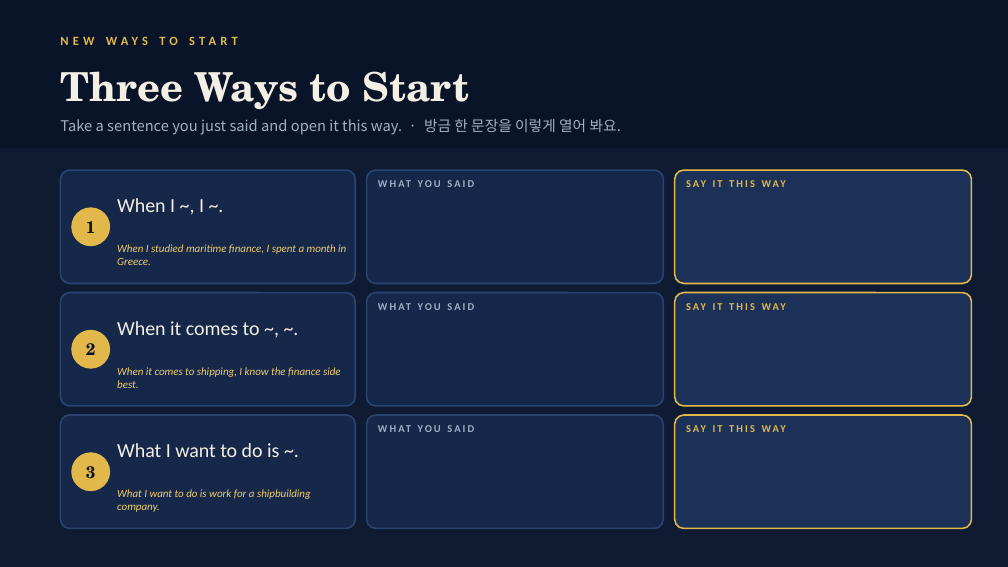
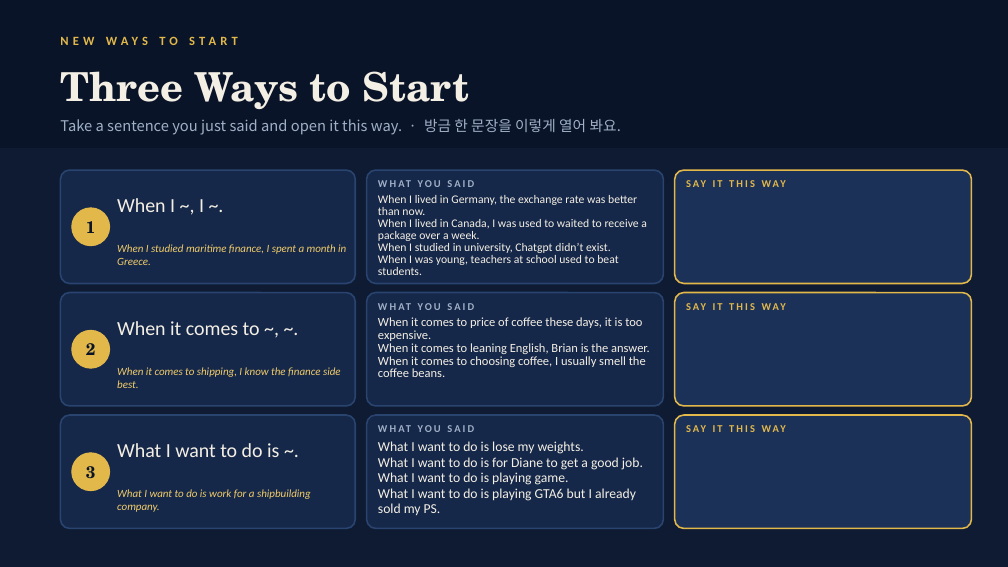
Before and after one commit to briankim-84/dea-m8q3, a slide deck: slide 4 of sukyung-t7n4/Diane_Class5_The_Job_You_Want.pptx. Drawn at 1008x567 pixels with LibreOffice and Linux fonts; fonts in the diff are those of the drawing. Boxes give left, top, right and bottom in pixels: in the first picture for what was removed or moved away, otherwise in the second. Text is boxed around its words. In the diff, an @@ line names an element or a change of style, - is before the commit and + after.

```diff
--- a/sukyung-t7n4/Diane_Class5_The_Job_You_Want.pptx
+++ b/sukyung-t7n4/Diane_Class5_The_Job_You_Want.pptx
@@ text added at (378, 195, 647, 275), 11.1 pt, text #F4EFE4 @@
+When I lived in Germany, the exchange rate was better than now.
+When I lived in Canada, I was used to waited to receive a package over a week.
+When I studied in university, Chatgpt didn’t exist.
+When I was young, teachers at school used to beat students.
@@ text added at (378, 317, 650, 377), 11.9 pt, text #F4EFE4 @@
+When it comes to price of coffee these days, it is too expensive.
+When it comes to leaning English, Brian is the answer.
+When it comes to choosing coffee, I usually smell the coffee beans.
@@ text added at (378, 441, 643, 515), 12.9 pt, text #F4EFE4 @@
+What I want to do is lose my weights.
+What I want to do is for Diane to get a good job.
+What I want to do is playing game.
+What I want to do is playing GTA6 but I already sold my PS.
```
Also in this commit, not shown: 3 other slides changed, 14 other files.
